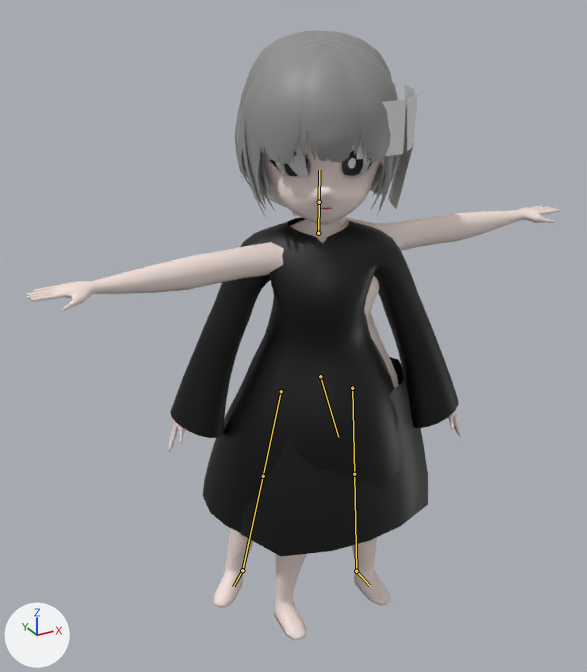
What one commit did to the FBX model 이현수/제작 에셋/uasset/Charactor.fbx.
Both versions are drawn from a 50 mm camera at (-0.812, -1.286, 1.366) aimed at (-0.05, 0.099, 0.673). Every picture has the same lights, and +X, +Y and +Z are marked at lower left. The first picture is the older version. Both versions are drawn at frame 88 of the action 'HDB_Armature|02Idle'; the numbers are the values there. The bones that change are drawn over the model as lines.

Names of what the first picture shows: 'HDB_Body', 'HDB_Cloth', 'HDB_Eye', 'HDB_HairBack', 'HDB_HairBang', 'HDB_HairFront', 'HDB_HairFront.001', 'HDB_Head', 'WeightTransferBody', 'WeightTransferHairBang', 'WeightTransferHairSide', 'WeightTransferHem' and 2 more.
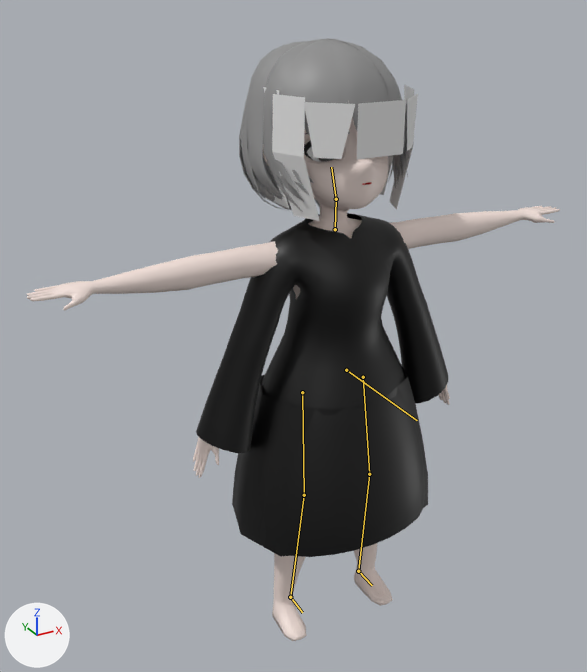
Where the change shows, as pixel boxes (x1, y1, x2, y2) in the pictures (587 x 672 px):
'HDB_Cloth', posed (13% narrower, 9% taller)
    before: (170, 217, 459, 533)
    after: (196, 213, 448, 557)
'HDB_HairFront', posed (13% narrower, 20% shorter)
    before: (254, 42, 391, 164)
    after: (286, 38, 405, 136)
'HDB_HairBang', posed (19% shorter)
    before: (299, 44, 361, 162)
    after: (327, 39, 389, 134)
'HDB_Body', posed (12% narrower, 13% taller)
    before: (168, 219, 461, 607)
    after: (193, 202, 450, 641)
'HDB_Head', posed
    before: (263, 129, 384, 225)
    after: (263, 100, 388, 209)
'HDB_HairFront.001', posed (8% narrower)
    before: (241, 39, 399, 217)
    after: (263, 39, 408, 212)
'HDB_HairBack', posed (7% narrower)
    before: (235, 30, 401, 195)
    after: (239, 41, 393, 211)
'HDB_Eye', posed (mostly hidden afterwards)
    before: (284, 155, 363, 176)
    after: (318, 158, 334, 162)
'WeightTransferHairSide', unchanged, uncovered by the edit
    before: (279, 85, 414, 217)
    after: (272, 85, 414, 221)
'WeightTransferHairBang.L', unchanged, uncovered by the edit
    before: (315, 94, 418, 158)
    after: (304, 94, 418, 159)
'WeightTransferHairBang', unchanged, uncovered by the edit
    both: (357, 100, 406, 159)
bone 'Center', root to tip
    before: (320, 376) to (338, 437)
    after: (346, 370) to (417, 420)
bone 'UpperLeg.R', root to tip
    before: (281, 391) to (263, 476)
    after: (302, 392) to (304, 495)
bone 'LowerLeg.R', root to tip
    before: (263, 476) to (242, 570)
    after: (304, 495) to (290, 597)
bone 'Foot.R', root to tip
    before: (242, 570) to (233, 586)
    after: (290, 597) to (302, 612)
bone 'UpperLeg.L', root to tip
    before: (352, 388) to (354, 474)
    after: (363, 377) to (369, 474)
bone 'LowerLeg.L', root to tip
    before: (354, 474) to (356, 571)
    after: (369, 474) to (358, 571)
bone 'Foot.L', root to tip
    before: (356, 571) to (369, 585)
    after: (358, 571) to (372, 585)
bone 'Neck', root to tip
    before: (318, 233) to (319, 202)
    after: (335, 229) to (336, 199)
bone 'Head', root to tip
    before: (319, 202) to (319, 170)
    after: (336, 199) to (331, 167)

Patch to the scene script:
```diff
--- a/이현수/제작 에셋/uasset/Charactor.fbx.py
+++ b/이현수/제작 에셋/uasset/Charactor.fbx.py
@@ bone_center @@
 bone_center = bpy.data.objects['HDB_Armature'].pose.bones['Center']  # child of 'Root'
-bone_center.location = (-6.2, 0.0, 0.0)
-bone_center.rotation_quaternion = (0.98, 0.0, 0.0, 0.199)  # degrees (0, 0, 23)
+bone_center.location = (0.0, 0.0, 0.0)
+bone_center.rotation_quaternion = (1.0, 0.0, 0.0, 0.0)  # degrees (0, 0, 0)
@@ bone_upperleg_r @@
 bone_upperleg_r = bpy.data.objects['HDB_Armature'].pose.bones['UpperLeg.R']  # child of 'Hip'
-bone_upperleg_r.rotation_quaternion = (0.98, -0.127, 0.129, -0.085)  # degrees (-16, 13, -12)
+bone_upperleg_r.rotation_quaternion = (1.0, 0.0, 0.002, -0.004)  # degrees (0, 0, 0)
@@ bone_lowerleg_r @@
 bone_lowerleg_r = bpy.data.objects['HDB_Armature'].pose.bones['LowerLeg.R']  # child of 'UpperLeg.R'
-bone_lowerleg_r.rotation_quaternion = (0.993, 0.003, 0.0, 0.122)  # degrees (0, 0, 14)
+bone_lowerleg_r.rotation_quaternion = (1.0, 0.001, 0.0, 0.0)  # degrees (0, 0, 0)
@@ bone_foot_r @@
 bone_foot_r = bpy.data.objects['HDB_Armature'].pose.bones['Foot.R']  # child of 'LowerLeg.R'
-bone_foot_r.rotation_quaternion = (0.993, 0.016, 0.088, 0.075)  # degrees (3, 10, 9)
+bone_foot_r.rotation_quaternion = (1.0, 0.0, 0.001, -0.003)  # degrees (0, 0, 0)
@@ bone_upperleg_l @@
 bone_upperleg_l = bpy.data.objects['HDB_Armature'].pose.bones['UpperLeg.L']  # child of 'Hip'
-bone_upperleg_l.rotation_quaternion = (0.993, -0.119, 0.015, 0.016)  # degrees (-14, 2, 2)
+bone_upperleg_l.rotation_quaternion = (1.0, 0.0, -0.002, 0.003)  # degrees (0, 0, 0)
@@ bone_lowerleg_l @@
 bone_lowerleg_l = bpy.data.objects['HDB_Armature'].pose.bones['LowerLeg.L']  # child of 'UpperLeg.L'
-bone_lowerleg_l.rotation_quaternion = (0.993, 0.003, 0.0, -0.122)  # degrees (0, 0, -14)
+bone_lowerleg_l.rotation_quaternion = (1.0, 0.0, 0.0, -0.001)  # degrees (0, 0, 0)
@@ bone_foot_l @@
 bone_foot_l = bpy.data.objects['HDB_Armature'].pose.bones['Foot.L']  # child of 'LowerLeg.L'
-bone_foot_l.rotation_quaternion = (0.976, 0.006, -0.02, -0.215)  # degrees (1, -2, -25)
+bone_foot_l.rotation_quaternion = (1.0, 0.0, -0.001, 0.003)  # degrees (0, 0, 0)
@@ bone_neck @@
 bone_neck = bpy.data.objects['HDB_Armature'].pose.bones['Neck']  # child of 'Chest'
-bone_neck.rotation_quaternion = (1.0, 0.0, -0.015, 0.0)  # degrees (0, -2, 0)
+bone_neck.rotation_quaternion = (1.0, 0.0, 0.0, 0.0)  # degrees (0, 0, 0)
@@ bone_head @@
 bone_head = bpy.data.objects['HDB_Armature'].pose.bones['Head']  # child of 'Neck'
-bone_head.rotation_quaternion = (1.0, 0.0, 0.0, 0.0)  # degrees (0, 0, 0)
+bone_head.rotation_quaternion = (0.988, -0.153, 0.0, 0.0)  # degrees (-18, 0, 0)
```
